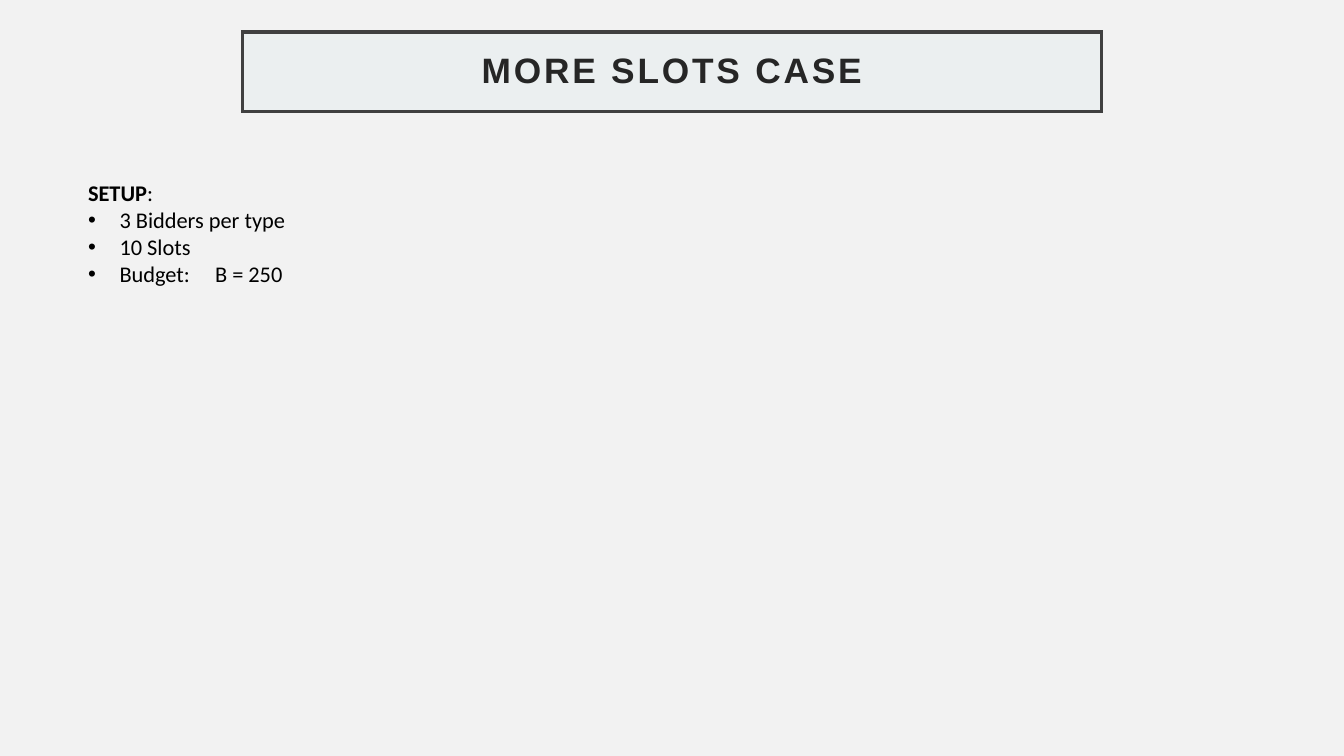
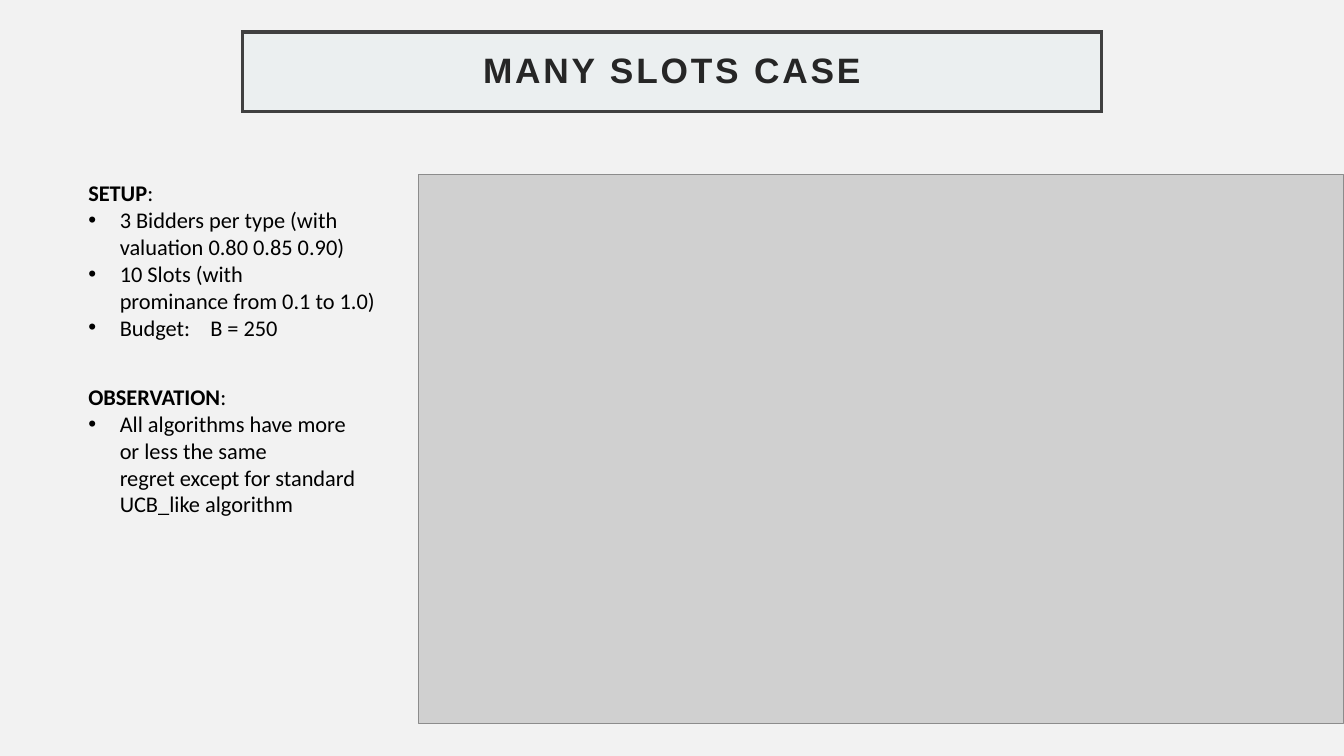
Before and after one commit to GabriFarace/OLA-project, a slide deck: slide 21 of SLIDES.pptx (slide 23 before the commit). Drawn at 1344x756 pixels with LibreOffice and Linux fonts; fonts in the diff are those of the drawing; grey boxes stand for pictures. Boxes give left, top, right and bottom in pixels: in the first picture for what was removed or moved away, otherwise in the second. Text is boxed around its words. In the diff, an @@ line names an element or a change of style, - is before the commit and + after.

```diff
--- a/SLIDES.pptx
+++ b/SLIDES.pptx
@@ title at (483,58,860,84): text changed @@
-MORE SLOTS CASE
+MANY SLOTS CASE
@@ picture added at (419,174,1344,724) @@
@@ text at (120,212,375,313): text changed @@
-• 3 Bidders per type
-• 10 Slots
+• 3 Bidders per type (with valuation 0.80 0.85 0.90)
+• 10 Slots (with prominance from 0.1 to 1.0)
@@ text added at (88,390,355,516), 16 pt, text #000000 @@
+OBSERVATION:
+• All algorithms have more or less the same regret except for standard UCB_like algorithm
```
Also in this commit, not shown: 2 other slides changed, 4 slides added, 3 slides removed.
